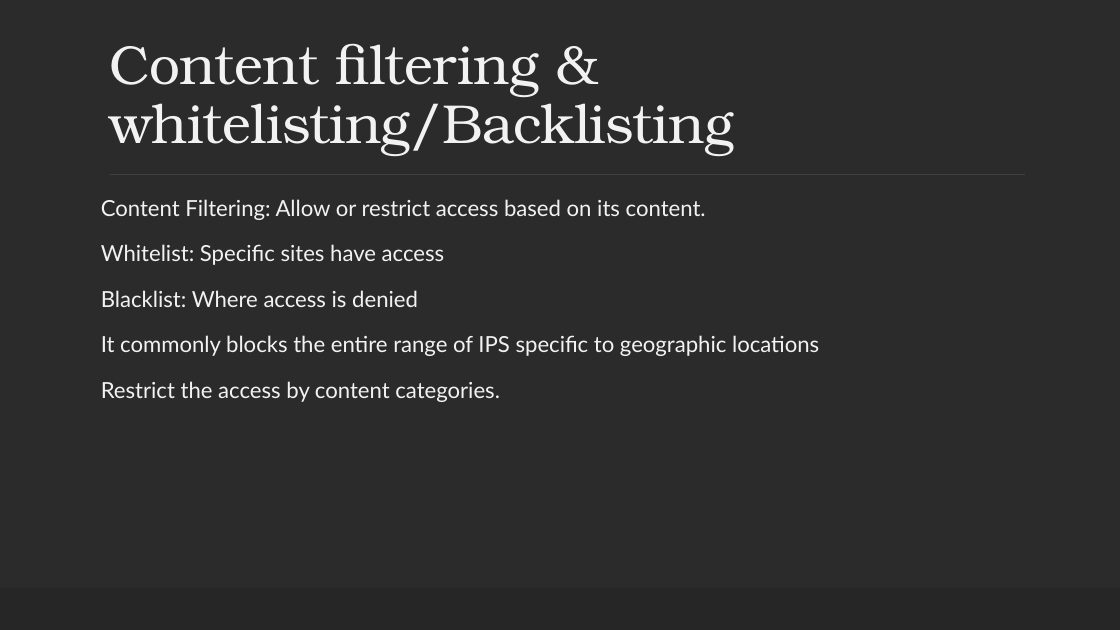
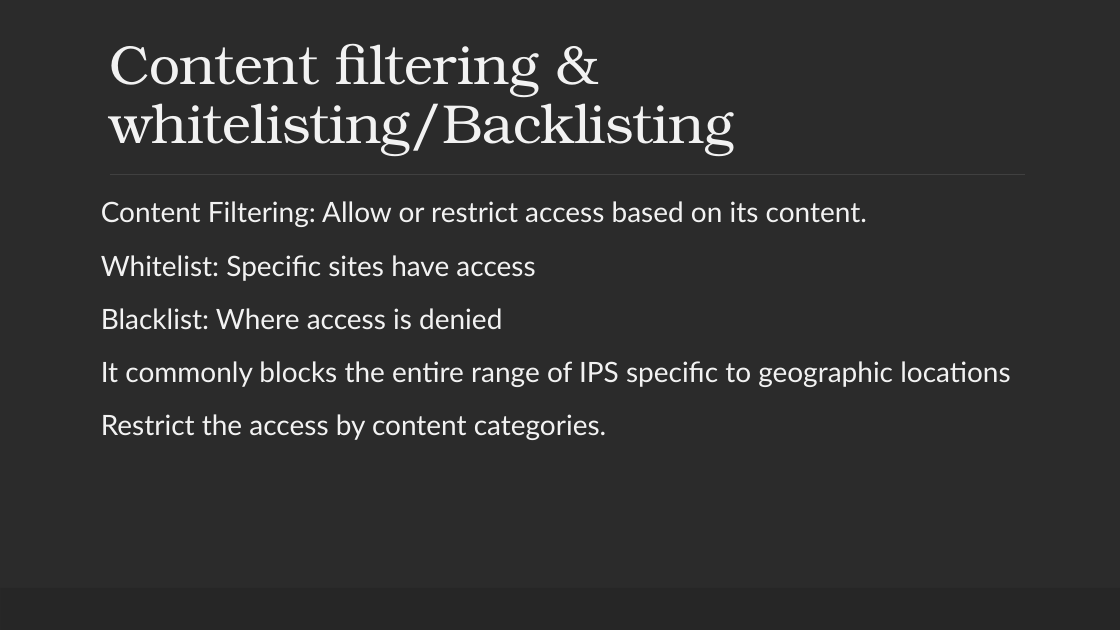
Before and after one commit to ronnie-1947/access-control-ppt, a slide deck: slide 26 of Access Control.pptx. Drawn at 1120x630 pixels with LibreOffice and Linux fonts; fonts in the diff are those of the drawing; background and template pictures are left out; a plain dark background stands for a picture behind light text. Boxes give left, top, right and bottom in pixels: in the first picture for what was removed or moved away, otherwise in the second. Text is boxed around its words. In the diff, an @@ line names an element or a change of style, - is before the commit and + after.

```diff
--- a/Access Control.pptx
+++ b/Access Control.pptx
@@ text "Content Filtering: Allow or restrict ..." at (x1=101, y1=201, x2=1010, y2=440): size 19 to 24 pt @@
```
Also in this commit, not shown: 29 other slides changed, 1 slide added.
